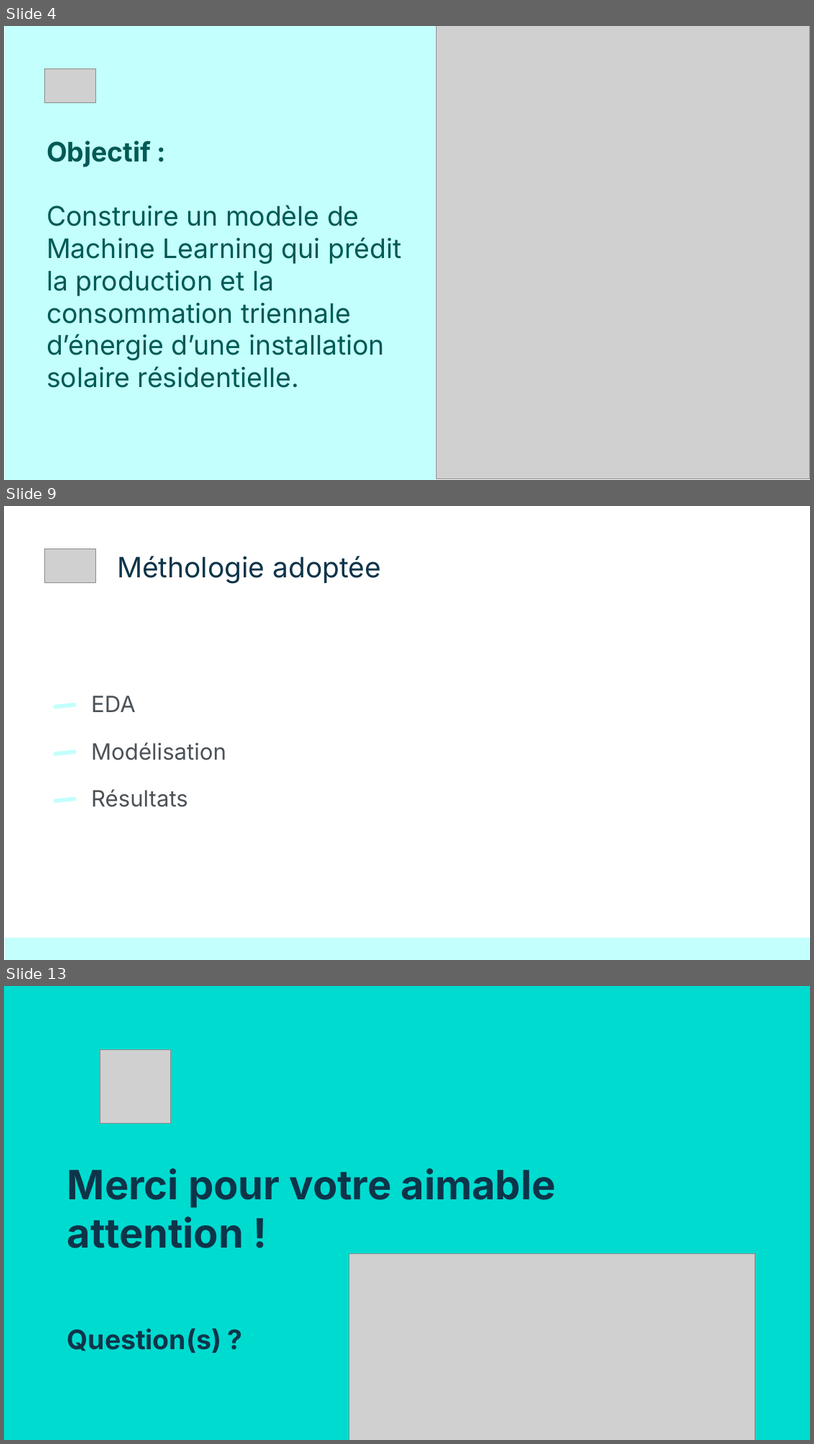
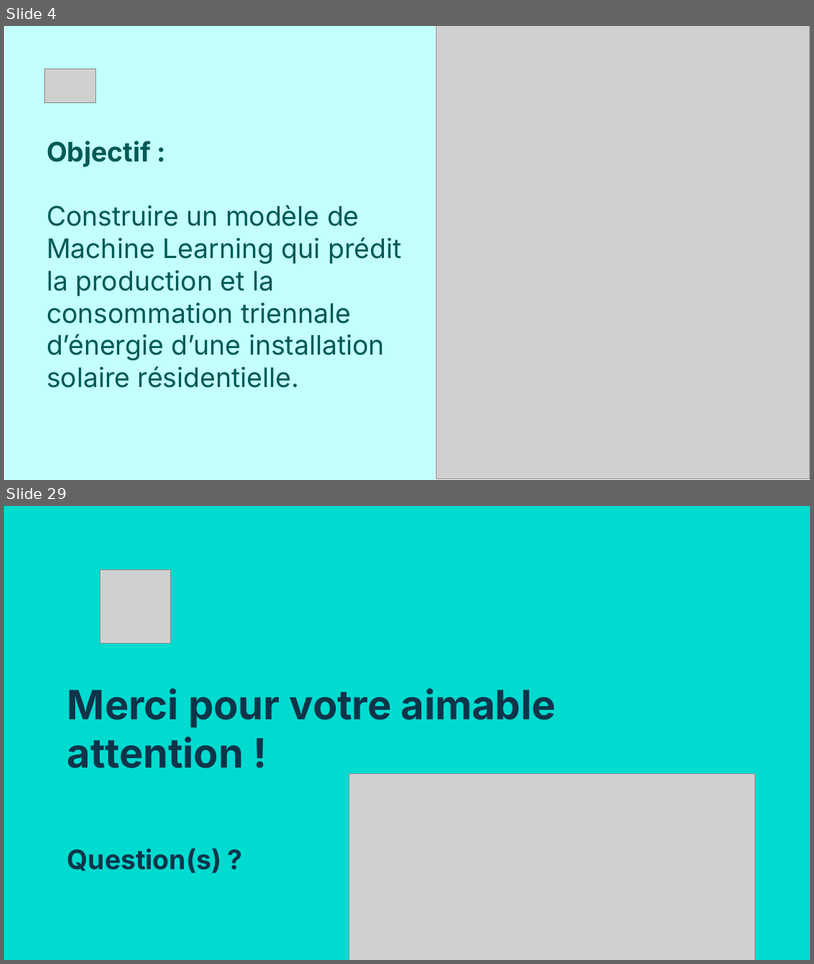
Before and after one commit to baigalmaa-baatar/Predict-energy-consumption, a slide deck: modeling/Final_Project_Slides.pptx. Shown one above the other, each under a label of ours: slides 4, 9 and 13 before the commit, slides 4 and 29 after it; the slides between them are not shown. The pictures are 814x1444 and 814x964 pixels, drawn with LibreOffice and Linux fonts; fonts in the diff are those of the drawing; grey boxes stand for pictures. Boxes give left, top, right and bottom in pixels: in the first picture for what was removed or moved away, otherwise in the second. Text is boxed around its words. In the diff, an @@ line names an element or a change of style, - is before the commit and + after.

```diff
--- a/modeling/Final_Project_Slides.pptx
+++ b/modeling/Final_Project_Slides.pptx
@@ slide 9 removed at (4, 506, 810, 960), background #FFFFFF @@
@@ picture removed at (45, 548, 96, 582) @@
@@ title removed at (117, 556, 381, 584) @@
-Méthologie adoptée
@@ title removed at (91, 695, 136, 712) @@
-EDA
@@ rounded rectangle removed at (53, 703, 77, 709) @@
@@ title removed at (91, 742, 226, 760) @@
-Modélisation
@@ rounded rectangle removed at (53, 749, 77, 756) @@
@@ rounded rectangle removed at (53, 797, 77, 803) @@
@@ title removed at (91, 789, 188, 807) @@
-Résultats
@@ rectangle removed at (5, 937, 810, 959) @@
@@ what was slide 13 is now slide 29 @@
```
Also in this commit, not shown: 5 slides changed, 19 slides added, 2 other slides removed.
